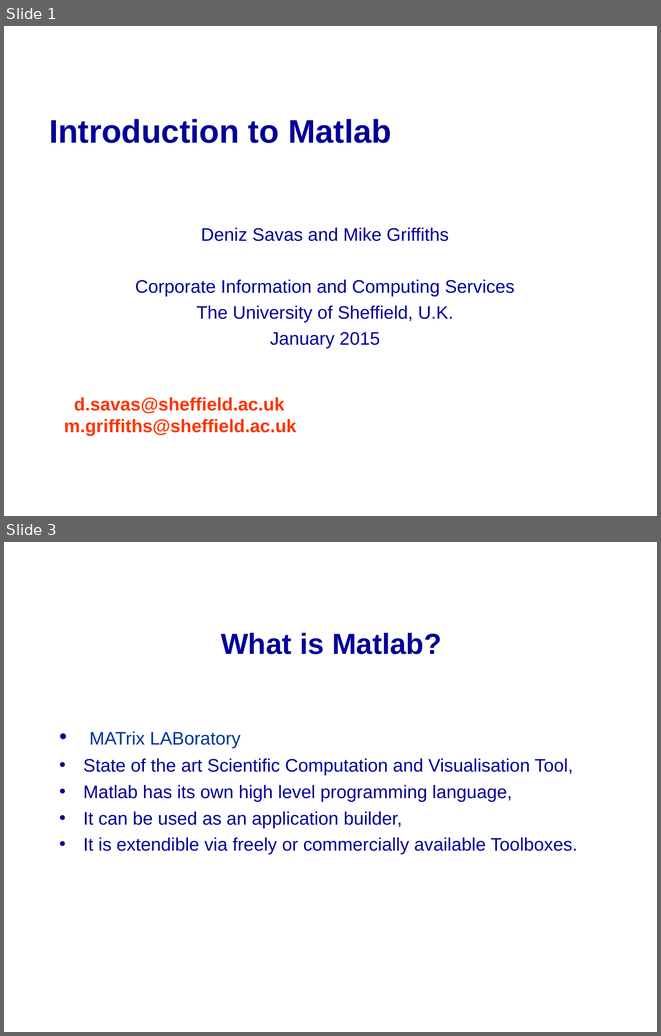
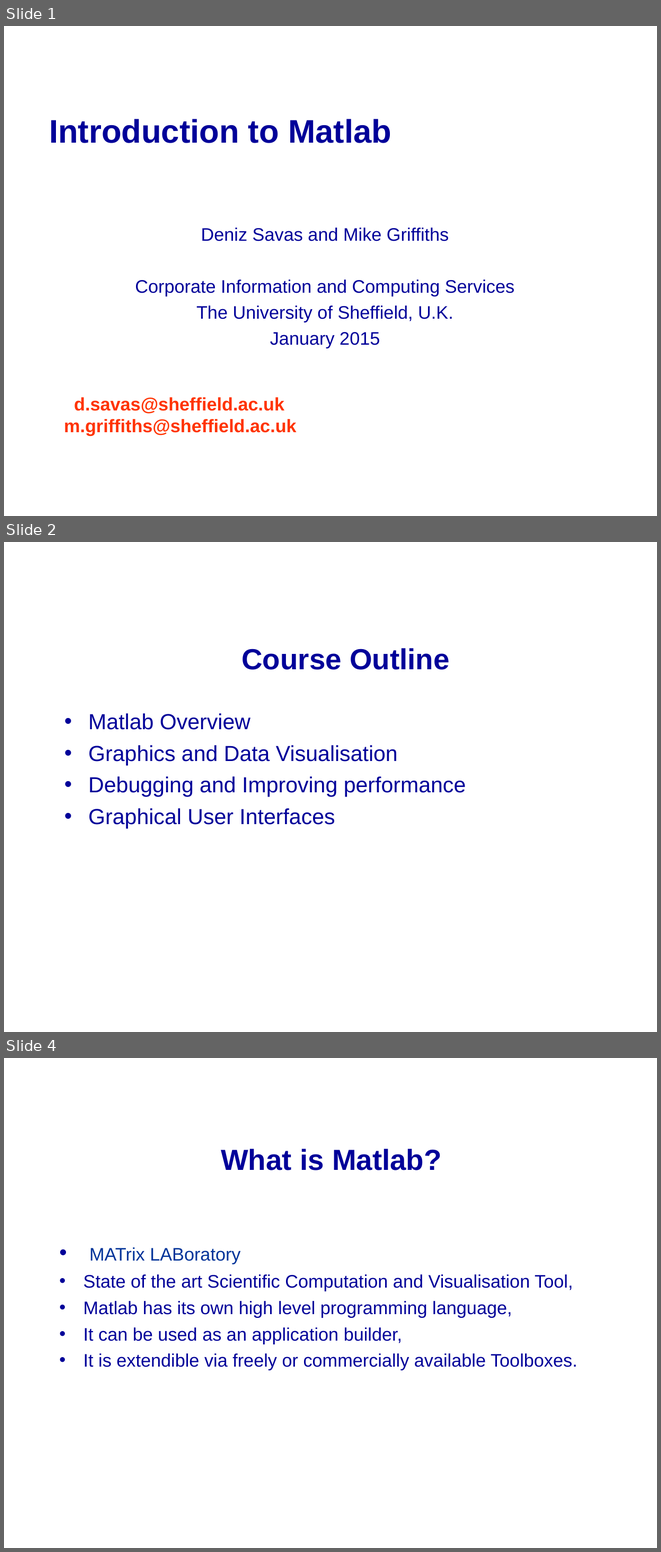
Before and after one commit to mikeg64/iome, a slide deck: src/examples/course/matlab/presentations_and_docs/matlab1.ppt. Shown one above the other, each under a label of ours: slides 1 and 3 before the commit, slides 1, 2 and 4 after it; the slides between them are not shown. The pictures are 661x1036 and 661x1552 pixels, drawn with LibreOffice and Linux fonts; fonts in the diff are those of the drawing; background and template pictures are left out. Boxes give left, top, right and bottom in pixels: in the first picture for what was removed or moved away, otherwise in the second. Text is boxed around its words. In the diff, an @@ line names an element or a change of style, - is before the commit and + after.

```diff
--- a/src/examples/course/matlab/presentations_and_docs/matlab1.ppt
+++ b/src/examples/course/matlab/presentations_and_docs/matlab1.ppt
@@ slide 2 added at <box>4,542,657,1032</box>, background picture (left out) @@
@@ title added at <box>241,648,449,670</box>, 32 pt, text #000099, bold @@
+Course Outline
@@ text added at <box>88,713,466,828</box>, 24 pt, text #000099 @@
+• Matlab Overview
+• Graphics and Data Visualisation
+• Debugging and Improving performance
+• Graphical User Interfaces
@@ what was slide 3 is now slide 4 @@
```
Also in this commit, not shown: 2 slides changed, 2 other slides added, 21 slides removed, 4 other files.
